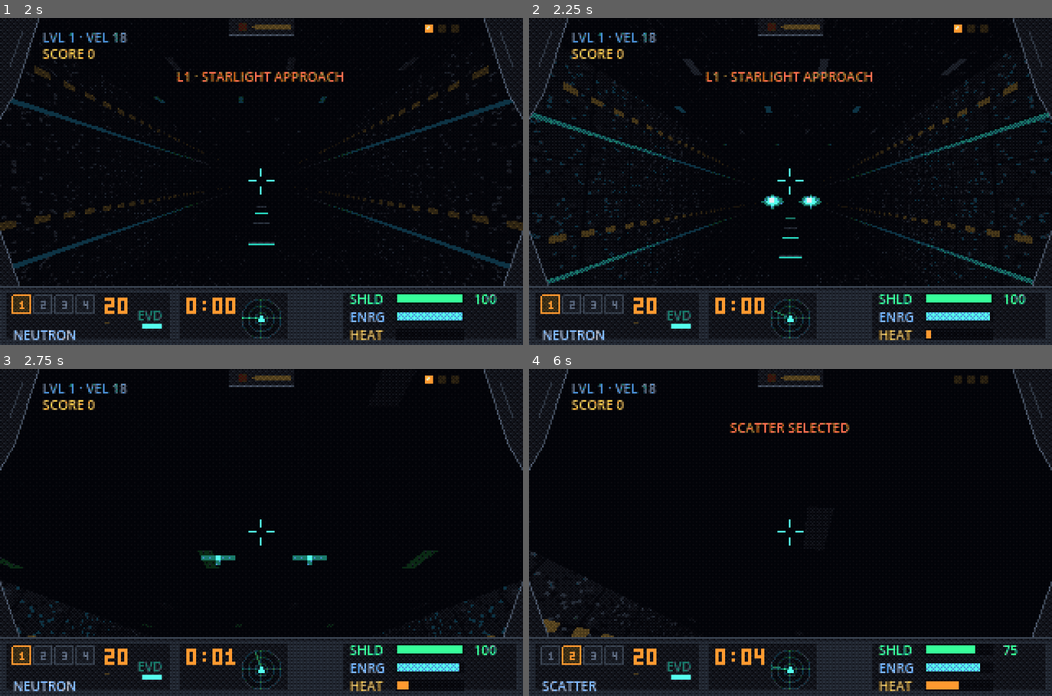
Above: before the commit, frames 1-4 (two rows, left to right).
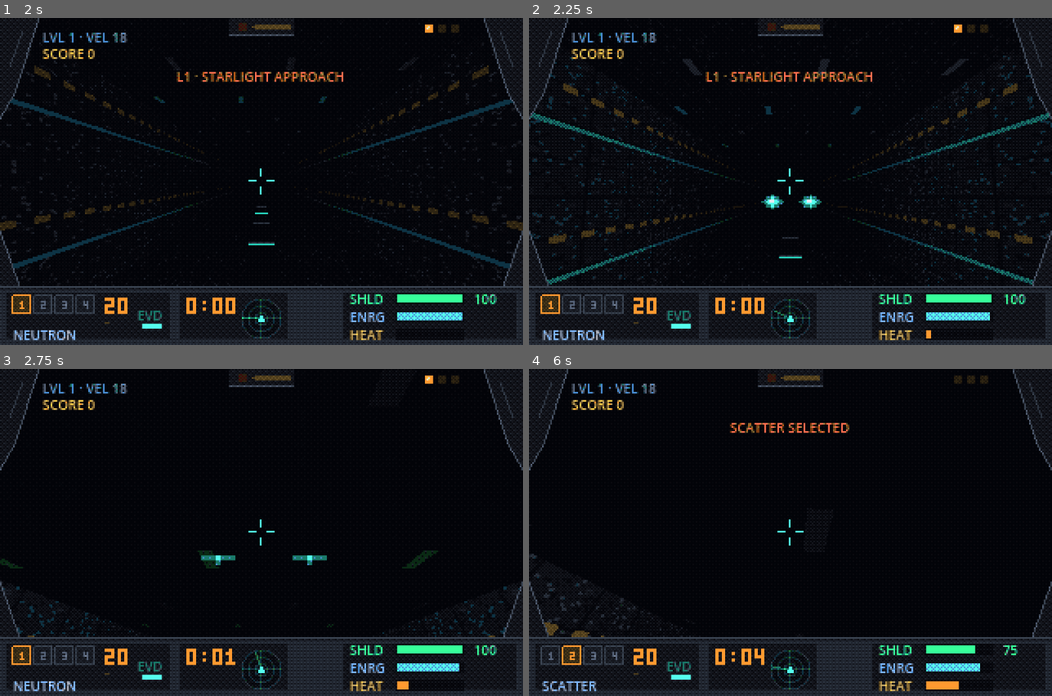
Above: after the commit, the same moments.

Repository: NCSTATEPACK16/VoidRunner
Game: Godot game, scene res://scenes/game.tscn
Two runs of this game, one before a commit and one after it. Both use one fixed random seed, a clock stepped at 60 frames per second and the inputs below.
Inputs (mouse positions are in pixels of both pictures, inside the frame that each line leads up to):
- Up to frame 1 (2 s): click "> START" at 0.5 s; click "> LAUNCH" at 1.25 s
- Up to frame 2 (2.25 s): tap Enter (pause_game) at 2 s; move the mouse to (816, 181) at 2.02 s; hold Up (steer_up) from 2.03 s (still down); hold Space (fire) from 2.03 s (still down); click (816, 181) at 2.17 s
- Up to frame 3 (2.75 s): keep holding Up (steer_up); keep holding Space (fire)
- Up to frame 4 (6 s): keep holding Up (steer_up); move the mouse to (764, 532) at 2.77 s; release Space (fire) at 2.78 s; tap W (boost) at 2.85 s; click (764, 532) at 2.92 s; tap Space (fire) at 3.05, 4.55 s; move the mouse to (800, 525) at 3.52 s; hold Space (fire) 3.53-4.28 s; click (800, 525) at 3.67 s; move the mouse to (785, 539) at 4.27 s; tap P (plasma_bomb) at 4.35 s; click (785, 539) at 4.42 s; move the mouse to (827, 535) at 5.02 s; hold Space (fire) 5.03-5.78 s; tap 1 (weapon_1) at 5.1 s; click (827, 535) at 5.17 s; move the mouse to (748, 529) at 5.77 s; tap 2 (weapon_2) at 5.85 s; click (748, 529) at 5.92 s

Frame 1 is identical in both runs. In frame 2, 1.7% of the frame differs, in the area x 0-100%, y 6-82%; in frame 3, less than 0.1%; in frame 4, 0.4%.

Commit message:
L1d: camera kick+shake behind SCREEN SHAKE setting
Per-weapon muzzle kick (spring-decay camera pitch), explosion shake scaled
by proximity, both no-op behind a new persisted SCREEN SHAKE accessibility
setting with a settings-menu row. Smoke: deterministic hit-stop cooldown
asserts (pinned clock state) + L1d gating asserts.

Co-Authored-By: Claude Fable 5 <noreply@anthropic.com>

Diff:
--- a/scripts/game.gd
+++ b/scripts/game.gd
@@ -120,6 +120,11 @@
 	enemy_mgr.boss_killed.connect(_on_boss_killed)
 	enemy_mgr.boss_phase.connect(_on_boss_phase)
 	enemy_mgr.gibs_requested.connect(gib_mgr.burst)
+	# V2.2 L1: nearby explosions rattle the camera, scaled by proximity
+	enemy_mgr.exploded.connect(func(pos: Vector3, big: bool) -> void:
+		var d2 := pos.distance_squared_to(player.position)
+		if d2 < 1600.0:
+			player.add_shake((0.45 if big else 0.2) * (1.0 - sqrt(d2) / 40.0)))
 	pickup_mgr.player = player
 	enemy_mgr.drop_spawned.connect(pickup_mgr.spawn_drop)
 	pickup_mgr.collected.connect(_on_pickup_collected)
@@ -855,6 +860,7 @@
 		return
 	_fire_cd = w.cooldown
 	shot_mgr.fire_player(w)
+	player.add_kick(GameState.weapon_index)   # V2.2 L1: per-weapon muzzle kick
 	if w.uses_ammo:
 		GameState.missiles -= 1
 	if w.energy_cost > 0.0:
--- a/scripts/game_state.gd
+++ b/scripts/game_state.gd
@@ -200,6 +200,7 @@
 var dither_enabled := true
 var gamepad_enabled := false   # K6: opt-in, never default
 var amber_mode := false        # amber-monochrome terminal look (via the dither shader)
+var screen_shake := true       # V2.2 L1: camera kick/shake master switch (accessibility)
 
 
 ## Push current settings to the engine (audio bus + dither layer via signal) and save.
@@ -220,6 +221,7 @@
 		dither_enabled = cfg.get_value("settings", "dither", dither_enabled)
 		gamepad_enabled = cfg.get_value("settings", "gamepad", gamepad_enabled)
 		amber_mode = cfg.get_value("settings", "amber", amber_mode)
+		screen_shake = cfg.get_value("settings", "shake", screen_shake)
 
 
 func _save_settings() -> void:
@@ -229,6 +231,7 @@
 	cfg.set_value("settings", "dither", dither_enabled)
 	cfg.set_value("settings", "gamepad", gamepad_enabled)
 	cfg.set_value("settings", "amber", amber_mode)
+	cfg.set_value("settings", "shake", screen_shake)
 	cfg.save("user://settings.cfg")
 
 
--- a/scripts/overlays.gd
+++ b/scripts/overlays.gd
@@ -282,28 +282,35 @@
 func _build_settings() -> void:
 	var p := _panel("settings")
 	_title(p, "SETTINGS", 16, TITLE_COL)
-	_setting_row(p, 74, "VOLUME", "volume")
-	_setting_row(p, 98, "MOUSE SENS", "sens")
-	_at(p, Vector2(60, 124), "DITHER (DOS LOOK)", 8, TEXT_COL)
-	var dbtn := _button(p, Vector2(214, 122), "ON", func() -> void:
+	_setting_row(p, 66, "VOLUME", "volume")
+	_setting_row(p, 86, "MOUSE SENS", "sens")
+	_at(p, Vector2(60, 108), "DITHER (DOS LOOK)", 8, TEXT_COL)
+	var dbtn := _button(p, Vector2(214, 106), "ON", func() -> void:
 		GameState.dither_enabled = not GameState.dither_enabled
 		GameState.apply_settings()
 		_refresh_settings())
 	_settings_labels["dither"] = dbtn
 	# K6: gamepad stays opt-in — flying with a pad is a choice, never a surprise
-	_at(p, Vector2(60, 140), "GAMEPAD", 8, TEXT_COL)
-	var gbtn := _button(p, Vector2(214, 138), "OFF", func() -> void:
+	_at(p, Vector2(60, 124), "GAMEPAD", 8, TEXT_COL)
+	var gbtn := _button(p, Vector2(214, 122), "OFF", func() -> void:
 		GameState.gamepad_enabled = not GameState.gamepad_enabled
 		GameState.apply_settings()
 		_refresh_settings())
 	_settings_labels["gamepad"] = gbtn
 	# V2.0: amber "terminal" look — a black-and-amber monochrome view mode
-	_at(p, Vector2(60, 158), "AMBER TERMINAL", 8, TEXT_COL)
-	var abtn := _button(p, Vector2(214, 156), "OFF", func() -> void:
+	_at(p, Vector2(60, 140), "AMBER TERMINAL", 8, TEXT_COL)
+	var abtn := _button(p, Vector2(214, 138), "OFF", func() -> void:
 		GameState.amber_mode = not GameState.amber_mode
 		GameState.apply_settings()
 		_refresh_settings())
 	_settings_labels["amber"] = abtn
+	# V2.2 L1: camera kick/shake master switch (accessibility)
+	_at(p, Vector2(60, 156), "SCREEN SHAKE", 8, TEXT_COL)
+	var sbtn := _button(p, Vector2(214, 154), "ON", func() -> void:
+		GameState.screen_shake = not GameState.screen_shake
+		GameState.apply_settings()
+		_refresh_settings())
+	_settings_labels["shake"] = sbtn
 	_button(p, Vector2(130, 178), "< BACK", func() -> void: show_only(_settings_return))
 	_refresh_settings()
 
@@ -336,6 +343,8 @@
 		(_settings_labels["gamepad"] as Button).text = "ON" if GameState.gamepad_enabled else "OFF"
 	if _settings_labels.has("amber"):
 		(_settings_labels["amber"] as Button).text = "ON" if GameState.amber_mode else "OFF"
+	if _settings_labels.has("shake"):
+		(_settings_labels["shake"] as Button).text = "ON" if GameState.screen_shake else "OFF"
 
 
 # ---------- widget helpers ----------
--- a/scripts/player.gd
+++ b/scripts/player.gd
@@ -45,8 +45,12 @@
 var elapsed := 0.0
 var active := false           # only steers/moves while the run is live
 
+## V2.2 L1: per-weapon muzzle kick, degrees of camera pitch (indexed by weapon).
+const WEAPON_KICK := [0.25, 0.7, 0.4, 0.9]
+
 var dodge_cd := 0.0           # public: the HUD's evade lamp reads this
 var iframes_t := 0.0
+var _kick_pitch := 0.0        # V2.2 L1: spring-decay camera kick, degrees
 var _dodge_t := 0.0
 var _dodge_dir := Vector3.ZERO
 var _tap_l := -99.0
@@ -99,6 +103,8 @@
 	_tap_r = -99.0
 	rotation = Vector3.ZERO
 	camera.position = Vector3.ZERO
+	camera.rotation = Vector3.ZERO
+	_kick_pitch = 0.0
 
 
 ## Called by game.gd from root-viewport input — the ship sits inside the 320x200
@@ -189,11 +195,14 @@
 	roll += (clampf(_turn_sm * 7.0, -0.28, 0.28) - roll) * minf(1.0, delta * 6.0)
 	rotation = Vector3(pitch, yaw, roll)
 	shake = maxf(0.0, shake - delta * 1.4)
-	if shake > 0.0:
+	if shake > 0.0 and GameState.screen_shake:
 		camera.position = Vector3(
 			(randf() - 0.5) * shake * 0.7, (randf() - 0.5) * shake * 0.7, 0.0)
 	else:
 		camera.position = Vector3.ZERO
+	# V2.2 L1: muzzle kick — a sharp pitch-up that springs back within a few frames
+	_kick_pitch = lerpf(_kick_pitch, 0.0, minf(10.0 * delta, 1.0))
+	camera.rotation.x = deg_to_rad(_kick_pitch)
 	muzzle_light.light_energy *= pow(0.0006, delta)
 
 
@@ -279,6 +288,19 @@
 	damaged.emit(amount, message)
 
 
+## V2.2 L1: both no-op when the SCREEN SHAKE setting is off (accessibility).
+func add_kick(weapon_idx: int) -> void:
+	if not GameState.screen_shake:
+		return
+	_kick_pitch = minf(_kick_pitch + WEAPON_KICK[mini(weapon_idx, WEAPON_KICK.size() - 1)], 1.6)
+
+
+func add_shake(strength: float) -> void:
+	if not GameState.screen_shake:
+		return
+	shake = minf(1.0, shake + strength)
+
+
 func flash_muzzle(color: Color) -> void:
 	muzzle_light.light_color = color
 	muzzle_light.light_energy = 2.4
--- a/tests/smoke_test.gd
+++ b/tests/smoke_test.gd
@@ -12,6 +12,7 @@
 
 
 func _run() -> void:
+	print("smoke: _run entered")
 	# the test completes levels — snapshot and restore the player's real records
 	var saved := {}
 	for f in ["user://records.cfg", "user://settings.cfg"]:
@@ -193,14 +194,35 @@
 	assert(gm.active_count() == 0)
 	print("gibs ok — cap held, pool drained")
 	# --- V2.2 L1c: hit-stop — crushes time, cooldown gates spam, real-time restore ---
+	gm._stop_cooldown_ms = 0   # earlier live-fire kills may have armed the cooldown
 	gm.hit_stop(50)
 	assert(Engine.time_scale < 0.5)
-	gm.hit_stop(200)   # lands inside the 150 ms cooldown: must be ignored
-	assert(gm._stop_restore_ms - Time.get_ticks_msec() <= 60)
+	gm._stop_cooldown_ms = Time.get_ticks_msec() + 10000   # pin: cooldown live regardless of run speed
+	var restore_before: int = gm._stop_restore_ms
+	gm.hit_stop(200)   # lands inside the cooldown: must be ignored
+	assert(gm._stop_restore_ms == restore_before)
+	gm._stop_cooldown_ms = 0
 	gm._stop_restore_ms = Time.get_ticks_msec() - 1   # force the restore due now
 	gm._process(0.016)
 	assert(is_equal_approx(Engine.time_scale, 1.0))
 	print("hit-stop ok — crush + cooldown + restore")
+	# --- V2.2 L1d: camera kick + shake respect the SCREEN SHAKE setting ---
+	GameState.screen_shake = true
+	game.player.shake = 0.0
+	game.player.add_shake(0.5)
+	assert(game.player.shake > 0.0)
+	GameState.screen_shake = false
+	game.player.shake = 0.0
+	game.player.add_shake(0.5)
+	assert(game.player.shake == 0.0)
+	game.player._kick_pitch = 0.0   # clear residual decay from the earlier live-fire sim
+	game.player.add_kick(1)
+	assert(game.player._kick_pitch == 0.0)   # kick gated by the setting too
+	GameState.screen_shake = true
+	game.player.add_kick(1)
+	assert(game.player._kick_pitch > 0.0)
+	game.player._kick_pitch = 0.0
+	print("shake ok — kick + shake behind SCREEN SHAKE setting")
 	# --- K3: L2 places crushers in plain tunnel, clear of arenas and doors ---
 	GameState.reset_run()
 	GameState.level_index = 1
